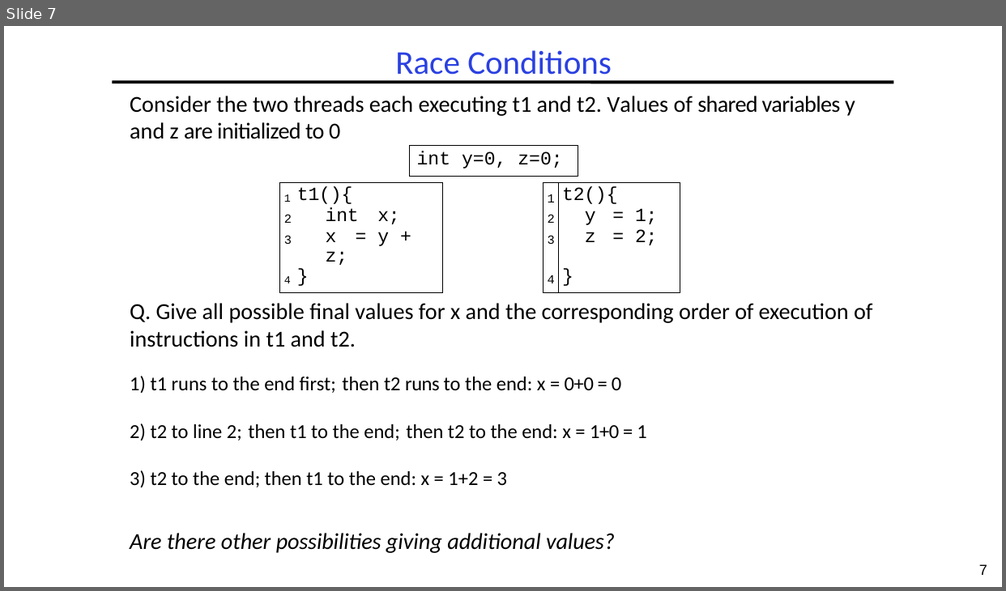
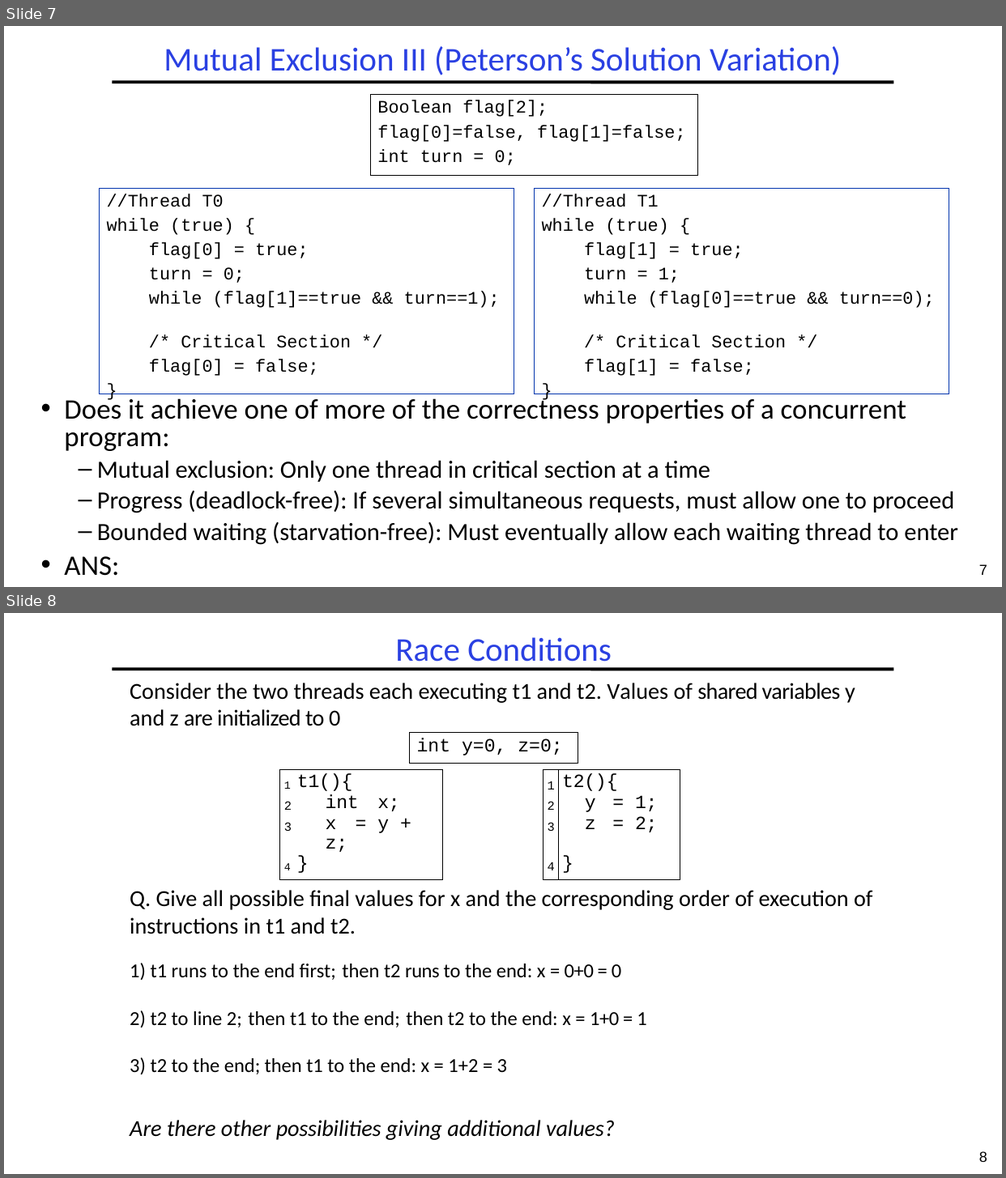
Before and after one commit to guhofstra/CSC256Fa25, a slide deck: PPTs/L3-Exercises.pptx. Shown one above the other, each under a label of ours: slide 7 before the commit, slides 7 and 8 after it. The pictures are 1006x591 and 1006x1178 pixels, drawn with LibreOffice and Linux fonts; fonts in the diff are those of the drawing. Boxes give left, top, right and bottom in pixels: in the first picture for what was removed or moved away, otherwise in the second. Text is boxed around its words. In the diff, an @@ line names an element or a change of style, - is before the commit and + after.

```diff
--- a/PPTs/L3-Exercises.pptx
+++ b/PPTs/L3-Exercises.pptx
@@ slide 7 added at <box>4,26,1002,587</box>, background #FFFFFF; not listed: 1 template element that a slide beside it also shows @@
@@ title added at <box>164,46,841,75</box>, 32 pt, text #2A40E2 @@
+Mutual Exclusion III (Peterson’s Solution Variation)
@@ rectangle added at <box>371,95,699,176</box>, outline #000000 0.75 pt, 17 pt, text #000000 @@
+Boolean flag[2];
+flag[0]=false, flag[1]=false;
+int turn = 0;
@@ rectangle added at <box>99,189,514,395</box>, outline #0234AD 0.75 pt, 17 pt, text #000000 @@
+//Thread T0
+while (true) {
+flag[0] = true;
+turn = 0;
+while (flag[1]==true && turn==1);
+/* Critical Section */
+flag[0] = false;
+}
@@ rectangle added at <box>534,189,949,395</box>, outline #0234AD 0.75 pt, 17 pt, text #000000 @@
+//Thread T1
+while (true) {
+flag[1] = true;
+turn = 1;
+while (flag[0]==true && turn==0);
+/* Critical Section */
+flag[1] = false;
+}
@@ text added at <box>64,395,958,576</box>, 23.8 pt, text #000000 @@
+• Does it achieve one of more of the correctness properties of a concurrent program:
+  – Mutual exclusion: Only one thread in critical section at a time
+  – Progress (deadlock-free): If several simultaneous requests, must allow one to proceed
+  – Bounded waiting (starvation-free): Must eventually allow each waiting thread to enter
+• ANS:
@@ page number added at <box>979,565,987,575</box>, 14 pt, text #000000 @@
+7
@@ what was slide 7 is now slide 8 @@
@@ page number at <box>979,1152,987,1162</box>: text changed @@
-7
+8
```
Also in this commit, not shown: 6 slides changed, 1 other slide added, 1 slide removed, 11 other files.
